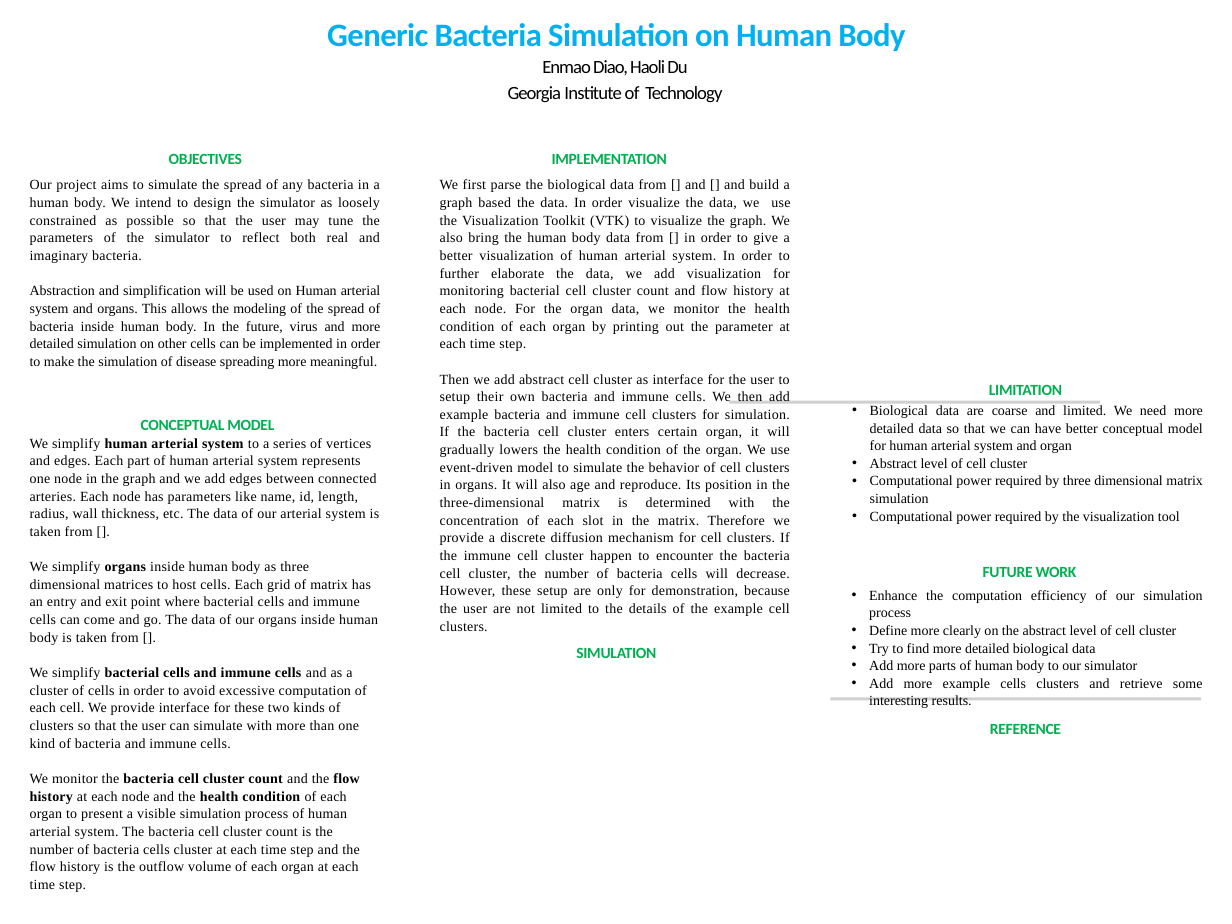
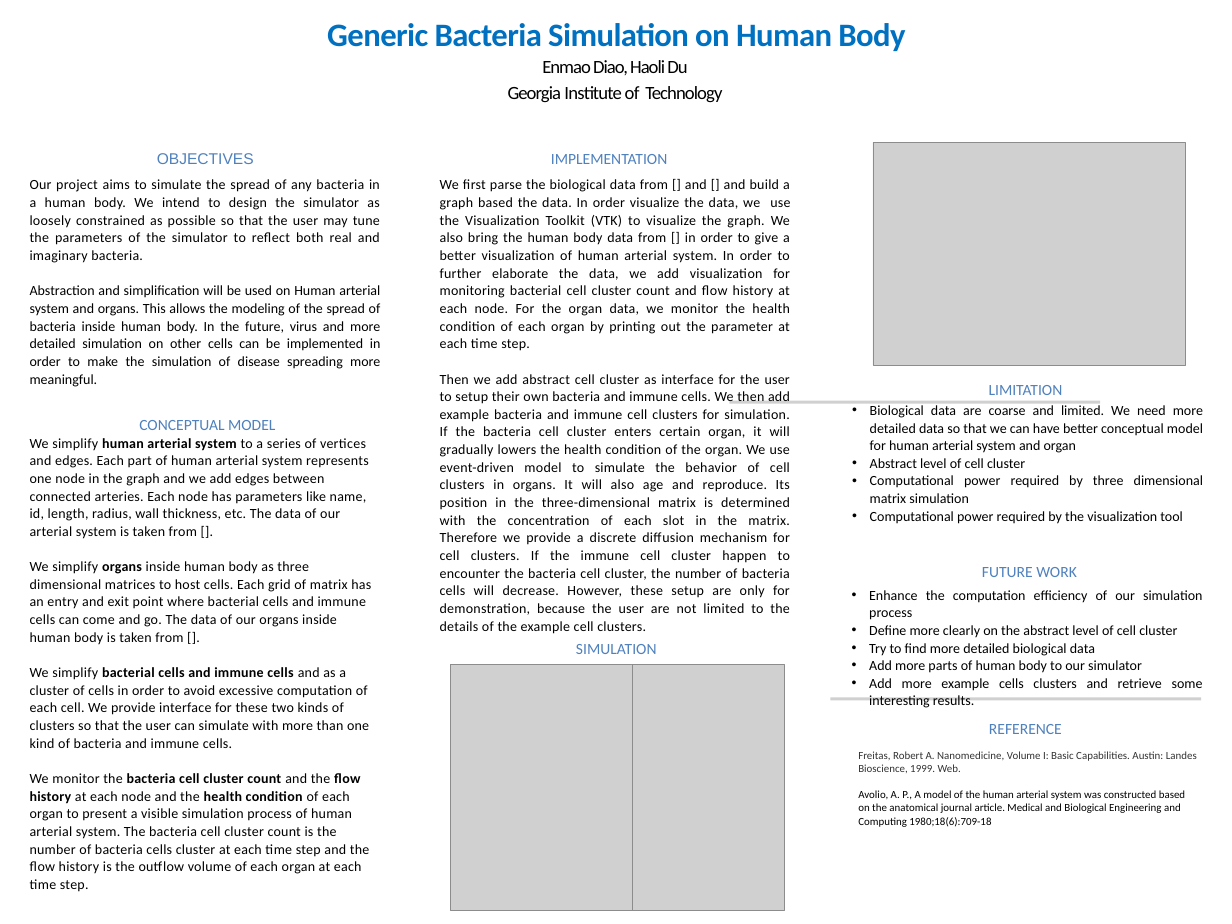
Before and after one commit to diaoenmao/Computer-Simulation, a slide deck: slide 1 of Poster.pptx. Drawn at 1232x924 pixels with LibreOffice and Linux fonts; fonts in the diff are those of the drawing; grey boxes stand for pictures. Boxes give left, top, right and bottom in pixels: in the first picture for what was removed or moved away, otherwise in the second. Text is boxed around its words. In the diff, an @@ line names an element or a change of style, - is before the commit and + after.

Commit message:
Bug fixes and poster modification

```diff
--- a/Poster.pptx
+++ b/Poster.pptx
@@ title "Generic Bacteria Simulation on Human ..." at [327,23,905,51]: text colour #00B0F0 to #0070C0 @@
@@ picture added at [873,142,1185,365] @@
@@ font Times New Roman to Calibri in 5 elements at [30,438,371,892], [440,179,790,634], [870,405,1203,524], [869,590,1203,708], [30,179,381,387] @@
@@ text "OBJECTIVES" at [157,153,254,164]: font Calibri to Arial, text colour #00B050 to #4F81BD, letter spacing -0.4 to 0 pt, bold off @@
@@ text colour #00B050 to #4F81BD, letter spacing -0.4 to 0 pt, bold off in 6 elements at [139,420,275,430], [551,154,668,164], [982,567,1077,577], [989,385,1063,395], [989,724,1062,734], [576,644,657,654] @@
@@ picture added at [450,664,631,910] @@
@@ picture added at [632,664,784,910] @@
@@ text added at [858,751,1197,827], 14 pt, text #000000 @@
+Freitas, Robert A. Nanomedicine, Volume I: Basic Capabilities. Austin: Landes Bioscience, 1999. Web.
+Avolio, A. P., A model of the human arterial system was constructed based on the anatomical journal article. Medical and Biological Engineering and Computing 1980;18(6):709-18
```
Also in this commit, not shown: 5 other files.
